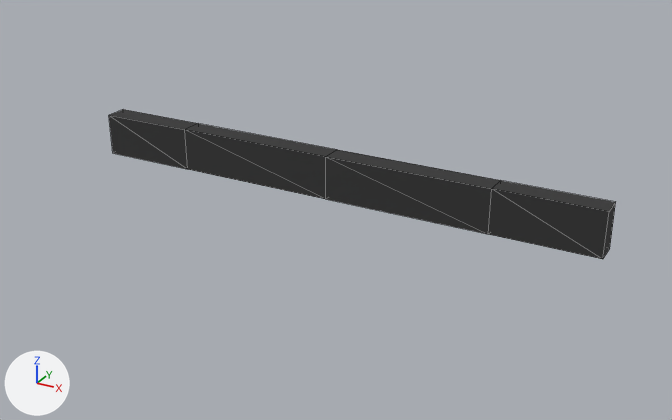
The OBJ model Assets/Meshes/car_front_bumper.obj: old version first, new version second.
Before and after are seen from a 50 mm lens placed at (1.78, -0.59, 1.9), pointed at (0.12, 2.44, 0.39). The axes (+X, +Y, +Z) are drawn at lower left. The lights are the same throughout. Mesh edges are drawn as thin lines. Where no turn or scale is listed for an object, it has been applied to the vertices.

Objects in the first picture: 'car_front_bumper'.
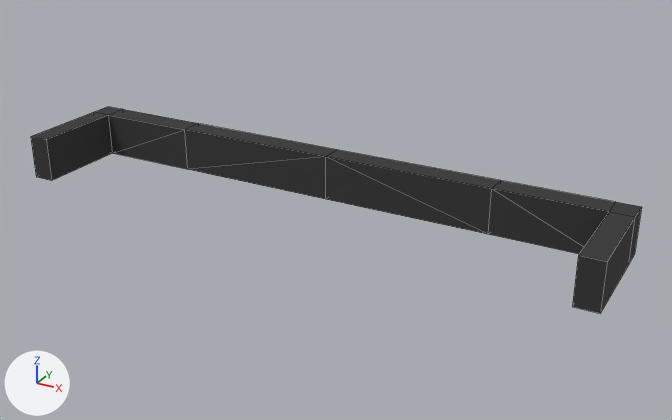
Edits to the scene script, one JSON object a line:
```json
{"block": "me_car_front_bumper", "where": "# used by ob_car_front_bumper; location = (0.0, 0.0, 0.0)"}
{"op": "remove", "block": "me_car_front_bumper", "code": "me_car_front_bumper.from_pydata(...)  # 20 vertices, 22 faces; spans x -1.16..1.16, y 2.56..2.66, z 0.36..0.55"}
{"op": "add", "block": "me_car_front_bumper", "code": "me_car_front_bumper.from_pydata(...)  # 36 vertices, 38 faces; spans x -1.26..1.26, y 2.16..2.66, z 0.36..0.55"}
{"block": "me_car_front_bumper", "change": "me_car_front_bumper part 1"}
{"block": "me_car_front_bumper", "change": "6 faces are deleted"}
{"block": "me_car_front_bumper", "change": "4 vertices are added at (1.26, 2.66, 0.55), (1.26, 2.66, 0.36), (1.26, 2.56, 0.36), (1.26, 2.56, 0.55)"}
{"block": "me_car_front_bumper", "change": "6 new vertices lie (0.0, -0.4, 0.0) away from vertices in x -1.16..1.26, y 2.56, z 0.36..0.55"}
{"block": "me_car_front_bumper", "change": "6 new vertices lie (-0.1, 0.0, 0.0) away from vertices in x -1.16, y 2.16..2.66, z 0.36..0.55"}
{"block": "me_car_front_bumper", "change": "22 new faces join them"}
```

Changed parts and their boxes (x1, y1, x2, y2) in the pictures (672 x 420 px):
```json
{"object": "car_front_bumper", "change": "reshaped", "before": [109, 109, 616, 259], "after": [31, 107, 641, 313], "on screen": "20% wider, 37% taller"}
{"part": 1, "of": "me_car_front_bumper", "change": "built on", "before": [109, 115, 616, 258], "after": [31, 107, 641, 313]}
```
